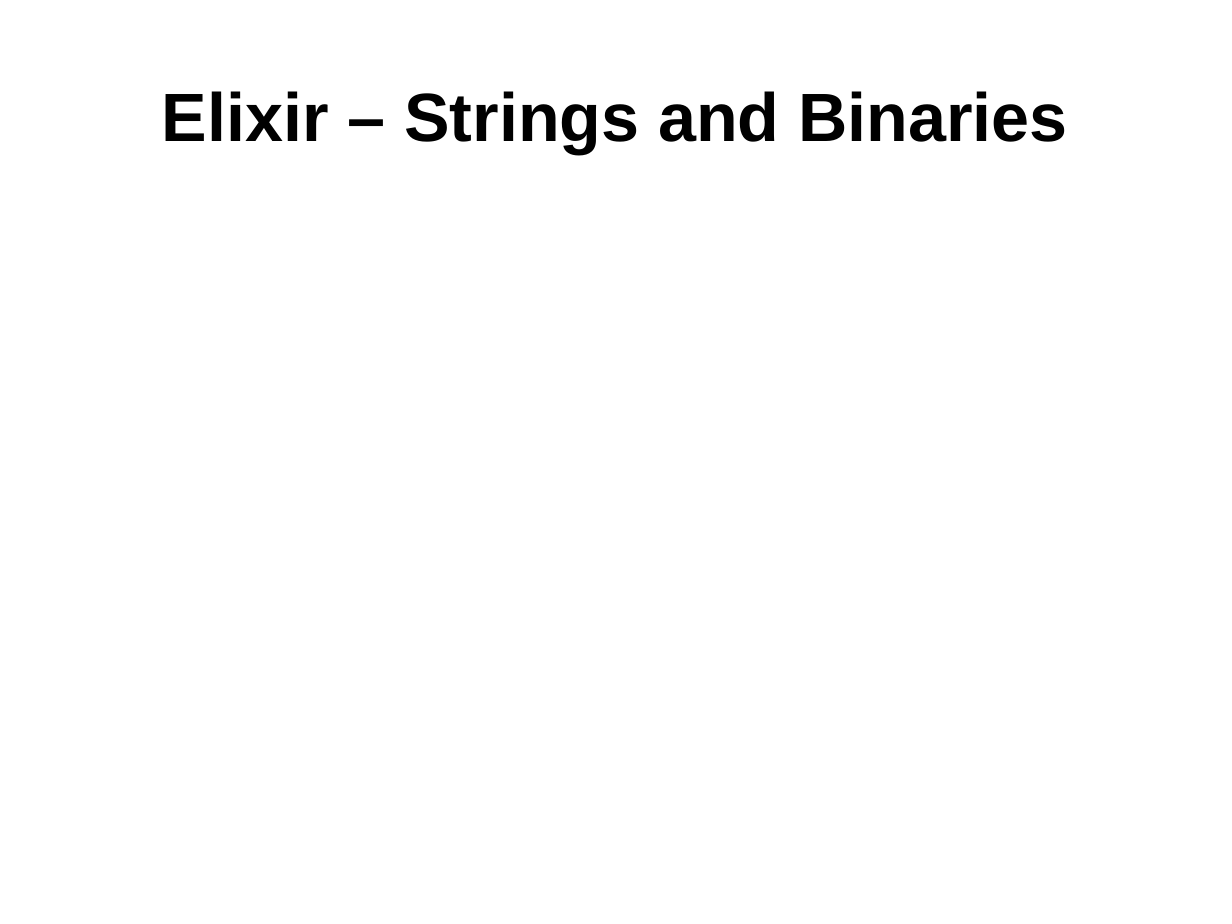
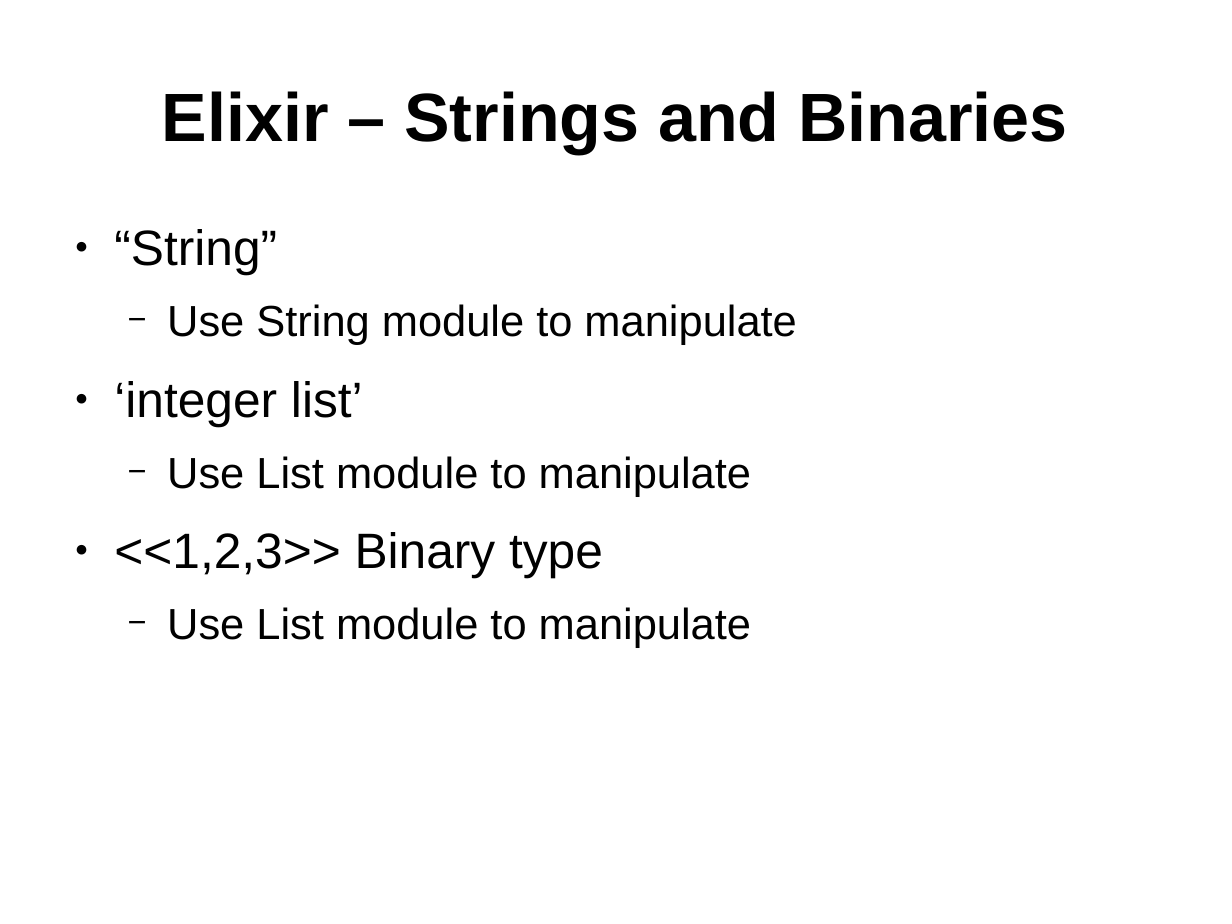
Before and after one commit to ramortegui/talks, a slide deck: slide 17 of elixir-basics.odp. Drawn at 1232x924 pixels with LibreOffice and Linux fonts; fonts in the diff are those of the drawing. Boxes give left, top, right and bottom in pixels: in the first picture for what was removed or moved away, otherwise in the second. Text is boxed around its words. In the diff, an @@ line names an element or a change of style, - is before the commit and + after.

Commit message:
Add String and Binaries slide.

```diff
--- a/elixir-basics.odp
+++ b/elixir-basics.odp
@@ text added at (x1=114, y1=229, x2=796, y2=648), 28 pt, text #000000 @@
+● “String”
+  − Use String module to manipulate
+● ‘integer list’
+  − Use List module to manipulate
+● <<1,2,3>> Binary type
+  − Use List module to manipulate
```
Also in this commit, not shown: 1 other slide changed.
